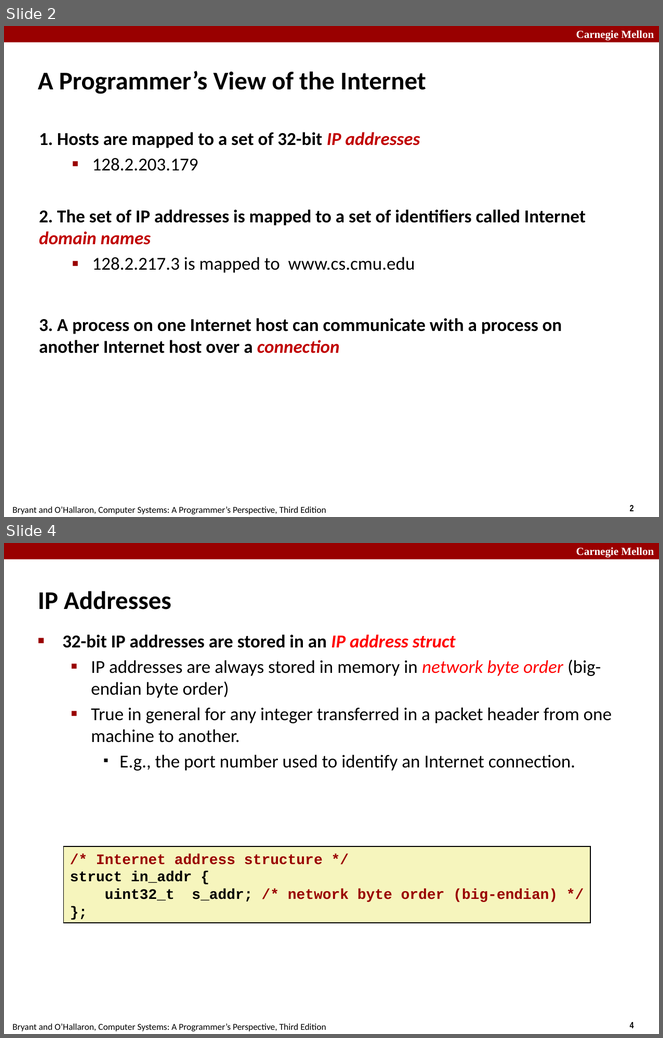
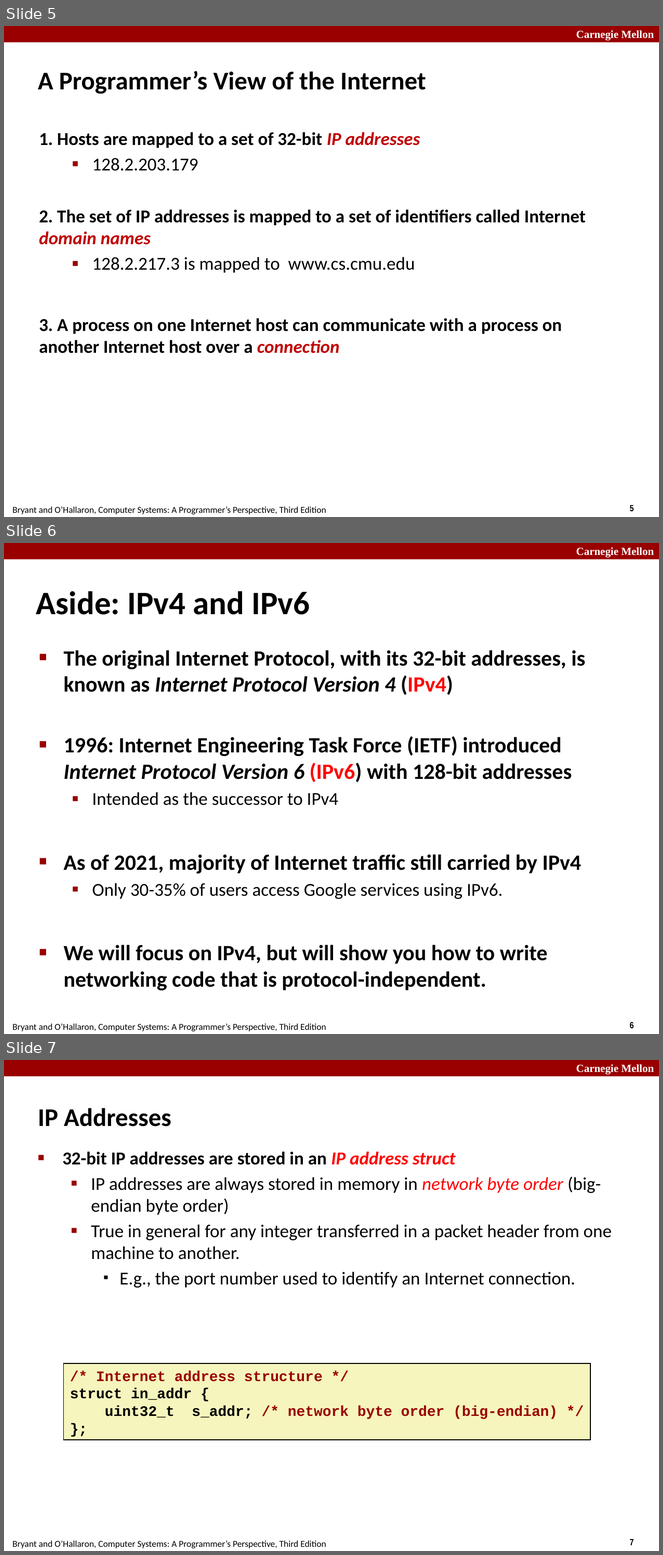
Before and after one commit to diku-compSys/compSys-e2021-pub, a slide deck: lectures/211101_network_programming/slides.odp. Shown one above the other, each under a label of ours: slides 2 and 4 before the commit, slides 5, 6 and 7 after it; the slides between them are not shown. The pictures are 663x1038 and 663x1555 pixels, drawn with LibreOffice and Linux fonts; fonts in the diff are those of the drawing. Boxes give left, top, right and bottom in pixels: in the first picture for what was removed or moved away, otherwise in the second. Text is boxed around its words. In the diff, an @@ line names an element or a change of style, - is before the commit and + after.

```diff
--- a/lectures/211101_network_programming/slides.odp
+++ b/lectures/211101_network_programming/slides.odp
@@ slide 6 added at [4, 543, 659, 1034], background #FFFFFF; not listed: 4 template elements that a slide beside it also shows @@
@@ title added at [36, 591, 310, 615], 36 pt, text #000000, bold @@
+Aside: IPv4 and IPv6
@@ text added at [64, 650, 585, 991], 24 pt, text #000000, bold @@
+■ The original Internet Protocol, with its 32-bit addresses, is known as Internet Protocol Version 4 (IPv4)
+■ 1996: Internet Engineering Task Force (IETF) introduced Internet Protocol Version 6 (IPv6) with 128-bit addresses
+  ▪ Intended as the successor to IPv4
+■ As of 2021, majority of Internet traffic still carried by IPv4
+  ▪ Only 30-35% of users access Google services using IPv6.
+■ We will focus on IPv4, but will show you how to write networking code that is protocol-independent.
@@ what was slide 2 is now slide 5 @@
@@ page number at [630, 505, 634, 512]: text changed @@
-2
+5
@@ what was slide 4 is now slide 7 @@
@@ page number at [630, 1539, 634, 1546]: text changed @@
-4
+7
```
Also in this commit, not shown: 3 slides changed, 14 other slides added, 6 slides removed, 3 other files.
